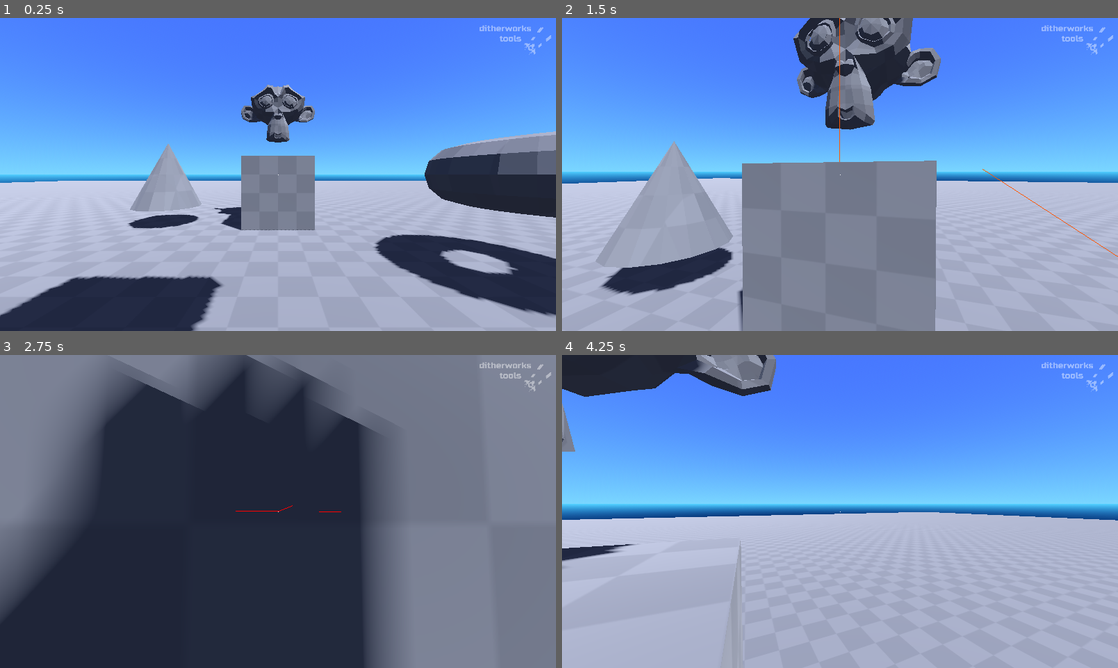
Above: before the commit, frames 1-4 (two rows, left to right).
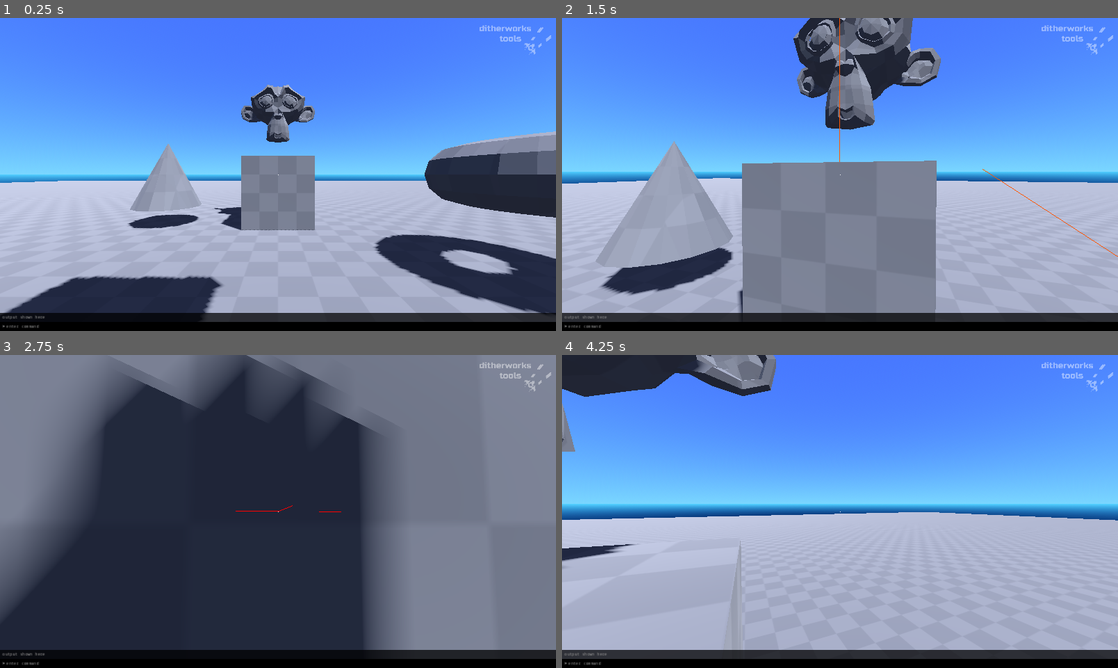
Above: after the commit, the same moments.

Repository: ditherworks/ditherworks_tools
Game: Godot game, scene res://demo/scenes/demo_world.tscn
Same seed, same stepped clock (60 frames per second), same inputs: the game is played once before the commit and once after it.
Inputs (mouse positions are in pixels of both pictures, inside the frame that each line leads up to):
- Up to frame 1 (0.25 s): no input
- Up to frame 2 (1.5 s): tap Enter at 0.5 s; move the mouse to (867, 174) at 0.52 s; hold W (move_forward) from 0.53 s (still down); click (867, 174) at 0.6 s; tap Space (jump) at 0.77 s; move the mouse to (812, 174) at 1.27 s; click (812, 174) at 1.35 s
- Up to frame 3 (2.75 s): keep holding W (move_forward); tap Space (jump) at 1.52 s; move the mouse to (289, 505) at 2.02 s; click (289, 505) at 2.1 s
- Up to frame 4 (4.25 s): keep holding W (move_forward); tap Space (jump) at 2.75, 3.02, 3.77 s; move the mouse to (834, 517) at 2.77 s; click (834, 517) at 2.85 s; move the mouse to (878, 514) at 3.52 s; click (878, 514) at 3.6 s

The runs differ from the first frame. In frame 1, 5.8% of the frame differs, in the area x 0-100%, y 94-100%; in frame 2, 5.8%; in frame 3, 5.7%; in frame 4, 5.8%.

Commit message:
console
- bringing console class over (not fully functional)

Diff:
--- /dev/null
+++ b/console/console.gd
@@ -0,0 +1,192 @@
+class_name Console
+extends Control
+
+
+# Classes
+class Command:
+	var handle : String
+	var callable : Callable
+
+	func _init(hnd: String, callback: Callable) -> void:
+		handle = hnd
+		callable = callback
+
+
+# Signals
+# Enums
+# Constants
+const SPEED := 300.0
+
+
+# Members
+@export var _output : Label
+@export var _input_line : LineEdit
+
+
+var _active := true
+
+
+# Default Callbacks
+func _ready() -> void:
+	pass
+
+
+func _input(event: InputEvent) -> void:
+	var key := event as InputEventKey
+	if key:
+		if key.pressed and key.keycode == KEY_SLASH:
+			_activate(not _active)
+			accept_event()
+		if key.pressed and key.keycode == KEY_ESCAPE and _active:
+			_activate(false)
+			accept_event()
+
+
+func _process(delta: float) -> void:
+	var target := Vector2(0.0, get_viewport_rect().size.y - size.y) if _active else Vector2(0.0, get_viewport_rect().size.y)
+	global_position = global_position.move_toward(target, SPEED * delta)
+
+
+# Public Functions
+
+# Private Functions
+func _activate(active := true) -> void:
+	_active = active
+
+	if active:
+		_input_line.grab_focus()
+	else:
+		get_viewport().gui_release_focus()
+
+
+#@onready var _line := %LineEdit as LineEdit
+#@onready var _container := (%Container as PanelContainer)
+#
+#var _active := false
+#var _commands : Array[Command]
+#var _history : Array[String]
+#var _history_index := 0
+#
+#
+## Default Callbacks
+#func _ready() -> void:
+	#_line.text_submitted.connect(_command_submitted)
+	#_line.text_changed.connect(_line_changed)
+	#
+	## disable ourself in non-editor builds
+	#if not OS.has_feature("editor"):
+		#process_mode = Node.PROCESS_MODE_DISABLED
+		#set_process(false)
+		#set_process_input(false)
+		#set_physics_process(false)
+	#
+	#
+#func _process(delta: float) -> void:
+	#var target := Vector2(0.0, size.y - _container.size.y)
+	#if not _active:
+		#target = Vector2(0.0, size.y)
+	#
+	#if not global_position.is_equal_approx(target):
+		#_container.position = _container.position.move_toward(target, SPEED * delta)
+		#
+		#if _container.position.is_equal_approx(target):
+			#if not _active:
+				#visible = false
+		#
+		#
+#func _input(event: InputEvent) -> void:
+	#var key := event as InputEventKey
+	#if not key or not key.pressed:
+		#return
+	#
+	#if key.keycode == KEY_SLASH:
+		#_enable(not _active)
+	#
+	#if _active:
+		#if key.keycode == KEY_UP:
+			#_scroll_history(-1)
+			#get_viewport().set_input_as_handled()
+		#if key.keycode == KEY_DOWN:
+			#_scroll_history(1)
+			#get_viewport().set_input_as_handled()
+				#
+	#
+## Public Functions
+#func register_command(handle: String, callable: Callable) -> void:
+	#for com : Command in _commands:
+		#if com.handle == handle:
+			#return
+	#
+	#_commands.push_back(Command.new(handle, callable))
+	#
+	#
+#func send_command(com: String) -> void:
+	#_command_submitted(com)
+		#
+	#
+## Private Functions
+#func _enable(activate: bool) -> void:
+	#if activate:
+		#visible = true
+		#_line.grab_focus()
+	#else:
+		#_line.release_focus()
+	#
+	#_active = activate
+	#
+	#
+#func _command_submitted(text: String) -> void:
+	#if not OS.has_feature("editor"):
+		#return
+		#
+	#var handle := text.substr(0, text.find(" "))
+	#for com : Command in _commands:
+		#if com.handle == handle:
+			#_execute_command(com, text)
+			#_output(text)
+			#_append_history(text)
+			#_line.clear()
+			#return
+	#
+	#_output("unrecognised command: " + text)
+	#_append_history(text)
+	#_line.clear()
+	#
+	#
+#func _execute_command(command: Command, text: String) -> void:
+	#var params := text.split(" ")
+	#params.remove_at(0)
+	#command.callable.call(params)
+			#
+	#
+#func _line_changed(text: String) -> void:
+	#_line.text = _line.text.replace("/", "")
+	#_line.caret_column = _line.text.length()
+	#
+	#
+#func _output(text: String) -> void:
+	#(%History as Label).text = text
+	#
+	#
+#func _append_history(text: String) -> void:
+	#_history.push_back(text)
+	#_history_index = -1
+	#
+#
+#func _scroll_history(step: int) -> void:
+	#if _history.is_empty():
+		#return
+		#
+	#if _history_index == -1:
+		#if step < 0:
+			#_history_index = _history.size()-1
+		#else:
+			#_history_index = 0
+	#else:
+		#_history_index = wrapi(_history_index + step, 0, _history.size())
+		#
+	#_line.text = _history[_history_index]
+	#_line_changed(_line.text)
+	#
+
+# Signal Functions
--- /dev/null
+++ b/console/console.tscn
@@ -0,0 +1,100 @@
+[gd_scene load_steps=10 format=3 uid="uid://bqpx3s3lx14pi"]
+
+[ext_resource type="FontFile" uid="uid://eap6dqmmxbn3" path="res://console/ShareTechMono-Regular.ttf" id="1_x5tsq"]
+[ext_resource type="Script" path="res://console/console.gd" id="2_si4vv"]
+
+[sub_resource type="Theme" id="Theme_x2nyh"]
+Label/colors/font_color = Color(1, 1, 1, 1)
+Label/fonts/font = ExtResource("1_x5tsq")
+LineEdit/fonts/font = ExtResource("1_x5tsq")
+
+[sub_resource type="StyleBoxFlat" id="StyleBoxFlat_jyr8i"]
+content_margin_left = 8.0
+content_margin_bottom = 2.0
+bg_color = Color(0, 0, 0, 0.733333)
+
+[sub_resource type="StyleBoxFlat" id="StyleBoxFlat_3xuhm"]
+content_margin_left = 8.0
+bg_color = Color(0, 0, 0, 1)
+
+[sub_resource type="StyleBoxEmpty" id="StyleBoxEmpty_7lnj5"]
+
+[sub_resource type="StyleBoxEmpty" id="StyleBoxEmpty_18es0"]
+
+[sub_resource type="StyleBoxEmpty" id="StyleBoxEmpty_uua6j"]
+
+[sub_resource type="GDScript" id="GDScript_6lsih"]
+resource_name = "console_input"
+script/source = "extends LineEdit
+
+
+# Signals
+# Enums
+# Constants
+# Members
+# Default Callbacks
+func _gui_input(event: InputEvent) -> void:
+	var key := event as InputEventKey
+	if key and not key.pressed:
+		accept_event()
+
+
+# Public Functions
+# Private Functions
+"
+
+[node name="Console" type="Control" node_paths=PackedStringArray("_output", "_input_line")]
+process_mode = 3
+layout_mode = 3
+anchors_preset = 12
+anchor_top = 1.0
+anchor_right = 1.0
+anchor_bottom = 1.0
+offset_bottom = 62.0
+grow_horizontal = 2
+grow_vertical = 0
+theme = SubResource("Theme_x2nyh")
+script = ExtResource("2_si4vv")
+_output = NodePath("Output")
+_input_line = NodePath("PanelContainer/HBoxContainer/LineEdit")
+
+[node name="Output" type="Label" parent="."]
+layout_mode = 1
+anchors_preset = 10
+anchor_right = 1.0
+offset_bottom = 31.0
+grow_horizontal = 2
+theme_override_colors/font_color = Color(0.552955, 0.552956, 0.552955, 1)
+theme_override_styles/normal = SubResource("StyleBoxFlat_jyr8i")
+text = "output shown here"
+vertical_alignment = 1
+
+[node name="PanelContainer" type="PanelContainer" parent="."]
+layout_mode = 1
+anchors_preset = 12
+anchor_top = 1.0
+anchor_right = 1.0
+anchor_bottom = 1.0
+offset_top = -31.0
+grow_horizontal = 2
+grow_vertical = 0
+theme_override_styles/panel = SubResource("StyleBoxFlat_3xuhm")
+
+[node name="HBoxContainer" type="HBoxContainer" parent="PanelContainer"]
+layout_mode = 2
+
+[node name="Label" type="Label" parent="PanelContainer/HBoxContainer"]
+layout_mode = 2
+text = ">"
+
+[node name="LineEdit" type="LineEdit" parent="PanelContainer/HBoxContainer"]
+layout_mode = 2
+size_flags_horizontal = 3
+theme_override_styles/focus = SubResource("StyleBoxEmpty_7lnj5")
+theme_override_styles/read_only = SubResource("StyleBoxEmpty_18es0")
+theme_override_styles/normal = SubResource("StyleBoxEmpty_uua6j")
+placeholder_text = "enter command"
+middle_mouse_paste_enabled = false
+caret_blink = true
+caret_blink_interval = 0.3
+script = SubResource("GDScript_6lsih")
--- a/project.godot
+++ b/project.godot
@@ -23,6 +23,7 @@
 
 g_game="*res://demo/scenes/game.tscn"
 g_lines="*res://debug_lines/debug_lines.gd"
+g_console="*res://console/console.tscn"
 
 [debug]
 
Binary file added: console/ShareTechMono-Regular.ttf
Not shown, added: console/ShareTechMono-Regular.ttf.import
